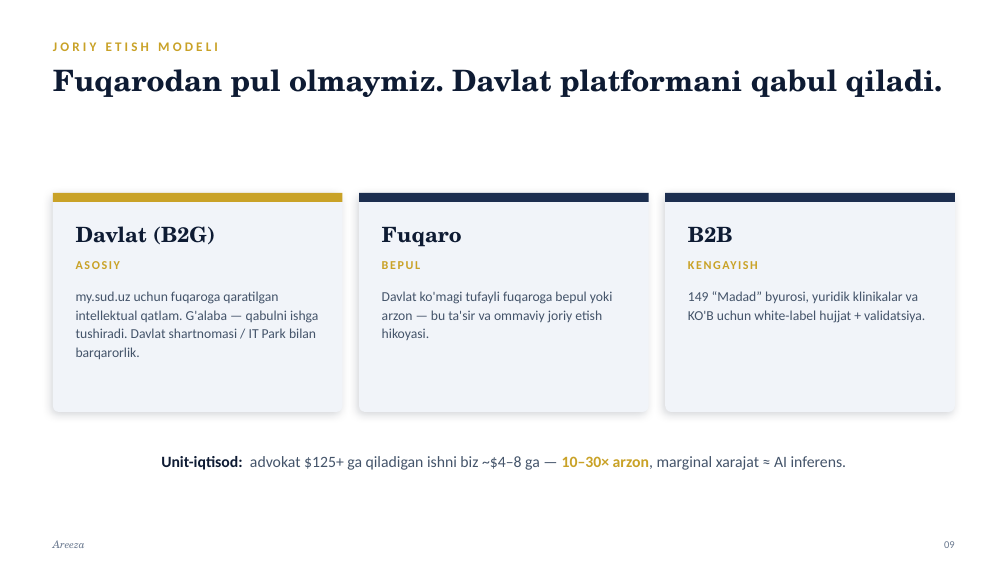
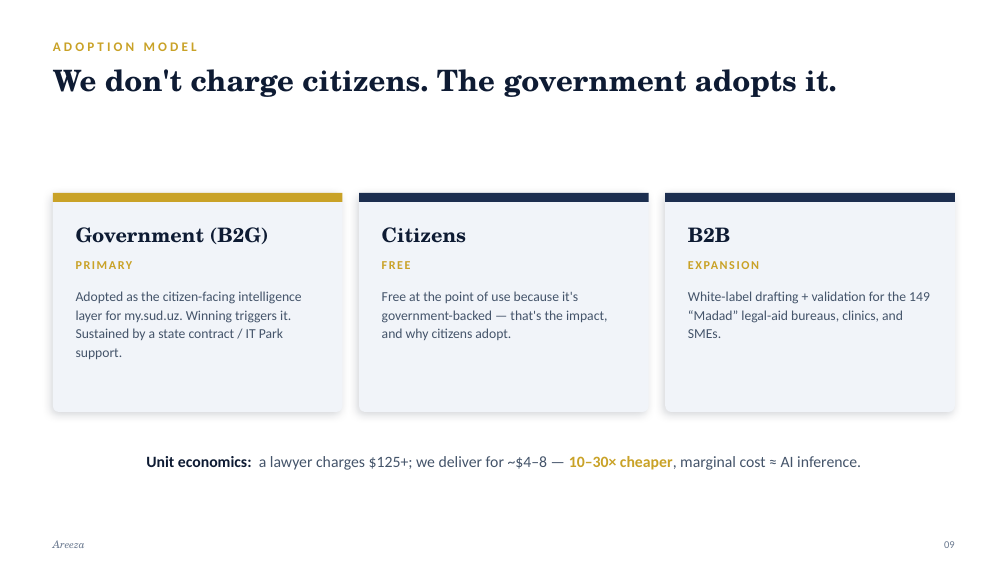
Before and after one commit to romaluev/areeza, a slide deck: slide 9 of docs/areeza-deck.pptx. Drawn at 1008x567 pixels with LibreOffice and Linux fonts; fonts in the diff are those of the drawing. Boxes give left, top, right and bottom in pixels: in the first picture for what was removed or moved away, otherwise in the second. Text is boxed around its words. In the diff, an @@ line names an element or a change of style, - is before the commit and + after.

```diff
--- a/docs/areeza-deck.pptx
+++ b/docs/areeza-deck.pptx
@@ text at <box>53,42,197,51</box>: text changed @@
-JORIY ETISH MODELI
+ADOPTION MODEL
@@ text at <box>53,69,837,97</box>: text changed @@
-Fuqarodan pul olmaymiz. Davlat platformani qabul qiladi.
+We don't charge citizens. The government adopts it.
@@ text at <box>76,227,269,244</box>: text changed; size 20 to 19 pt @@
-Davlat (B2G)
+Government (B2G)
@@ text at <box>382,227,466,243</box>: text changed; size 20 to 19 pt @@
-Fuqaro
+Citizens
@@ text "B2B" at <box>688,227,730,242</box>: size 20 to 19 pt @@
@@ text at <box>76,261,133,269</box>: text changed @@
-ASOSIY
+PRIMARY
@@ text at <box>382,261,411,269</box>: text changed @@
-BEPUL
+FREE
@@ text at <box>688,253,932,276</box>: text changed @@
-KENGAYISH
+EXPANSION
@@ text at <box>76,291,301,359</box>: text changed @@
-my.sud.uz uchun fuqaroga qaratilgan intellektual qatlam. G'alaba — qabulni ishga tushiradi. Davlat shartnomasi / IT Park bilan barqarorlik.
+Adopted as the citizen-facing intelligence layer for my.sud.uz. Winning triggers it. Sustained by a state contract / IT Park support.
@@ text at <box>382,291,607,340</box>: text changed @@
-Davlat ko'magi tufayli fuqaroga bepul yoki arzon — bu ta'sir va ommaviy joriy etish hikoyasi.
+Free at the point of use because it's government-backed — that's the impact, and why citizens adopt.
@@ text at <box>688,291,930,338</box>: text changed @@
-149 “Madad” byurosi, yuridik klinikalar va KO'B uchun white-label hujjat + validatsiya.
+White-label drafting + validation for the 149 “Madad” legal-aid bureaus, clinics, and SMEs.
@@ text at <box>146,456,861,470</box>: text changed @@
-Unit-iqtisod: advokat $125+ ga qiladigan ishni biz ~$4–8 ga — 10–30× arzon, marginal xarajat ≈ AI inferens.
+Unit economics: a lawyer charges $125+; we deliver for ~$4–8 — 10–30× cheaper, marginal cost ≈ AI inference.
```
Also in this commit, not shown: 4 other slides changed, 7 slides added, 7 slides removed, 4 other files.
